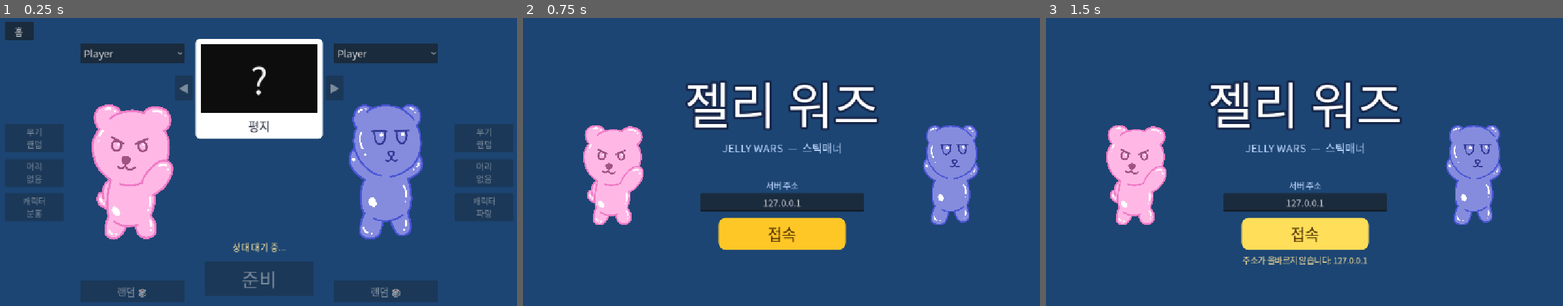
Above: before the commit, frames 1-3 (left to right).
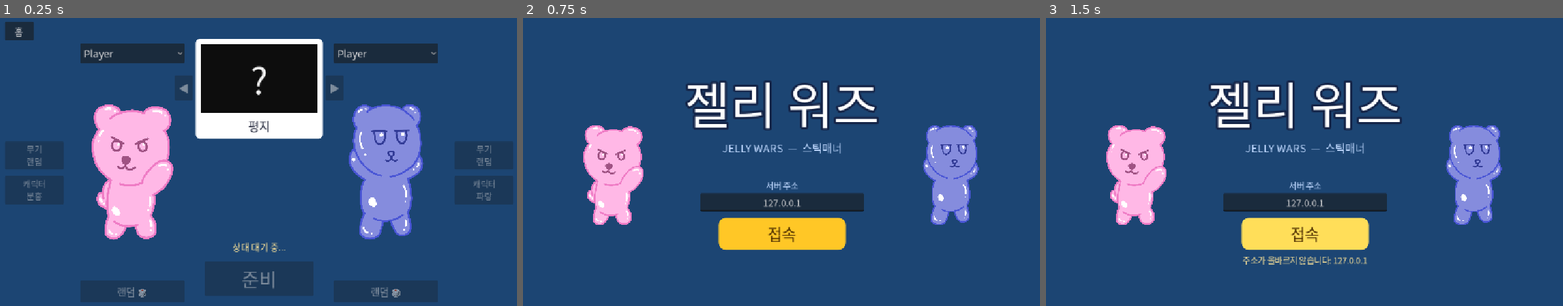
Above: after the commit, the same moments.

Repository: KADSA-OFFICIAL/Group-3
Game: Godot game, scene res://scenes/select.tscn
Same seed, same stepped clock (60 frames per second), same inputs: the game is played once before the commit and once after it. This scene is started directly instead of the project's main scene.
Inputs:
- Up to frame 1 (0.25 s): no input
- Up to frame 2 (0.75 s): click "홈" at 0.5 s
- Up to frame 3 (1.5 s): click "접속" at 1.25 s

The runs differ from the first frame. In frame 1, 4.3% of the frame differs, in the area x 1-100%, y 36-71%; in frame 2, nothing differs; in frame 3, nothing differs.

Commit message:
refactor: 머리 장식 선택 제거 (#52)
머리 장식은 고를 수만 있고 전투에 반영된 적이 없었다. 캐릭터가 젤리곰 그림으로
바뀌면서 장식을 얹을 자리도 없어져 선택지에서 뺀다.

- GameState.HEADS와 설정값의 head 키 제거
- 서버가 더 이상 head를 검증·복제하지 않는다 (Lobby.default_config·_sanitize)
- 대기실 패널에서 HeadButton 제거 — 무기·캐릭터 두 개만 남는다
- AGENTS.md를 CLAUDE.md와 다시 맞췄다 (#50 변경이 빠져 있었다)

Co-Authored-By: Claude Opus 5 <noreply@anthropic.com>

Diff:
--- a/scenes/player_panel.tscn
+++ b/scenes/player_panel.tscn
@@ -22,12 +22,6 @@
 layout_mode = 2
 theme_override_font_sizes/font_size = 18
 text = "무기"
-
-[node name="HeadButton" type="Button" parent="HBox/IconColumn"]
-custom_minimum_size = Vector2(0, 62)
-layout_mode = 2
-theme_override_font_sizes/font_size = 18
-text = "머리"
 
 [node name="CharacterButton" type="Button" parent="HBox/IconColumn"]
 custom_minimum_size = Vector2(0, 62)
--- a/scripts/game_state.gd
+++ b/scripts/game_state.gd
@@ -13,11 +13,10 @@
 ## 실제 무기 표는 `scripts/weapons.gd`에 있고 여기서는 앞에 "랜덤"만 붙인다 —
 ## **무기를 추가·변경하려면 `Weapons.LIST`를 고친다.** 통합 가이드: docs/weapon-system.md
 var WEAPONS: Array[String] = _selectable_weapons()
-const HEADS := ["없음", "중절모", "왕관", "헬멧"]
 const MAPS := ["랜덤", "평지", "냉장고", "봉지 속", "위 속"]
 
-var p1_config := {"weapon": Weapons.RANDOM, "head": "없음", "character": Characters.id_at(0)}
-var p2_config := {"weapon": Weapons.RANDOM, "head": "없음", "character": Characters.id_at(1)}
+var p1_config := {"weapon": Weapons.RANDOM, "character": Characters.id_at(0)}
+var p2_config := {"weapon": Weapons.RANDOM, "character": Characters.id_at(1)}
 var map_name := "평지"
 
 
--- a/scripts/lobby.gd
+++ b/scripts/lobby.gd
@@ -13,7 +13,7 @@
 
 ## 접속 순서. 먼저 들어온 peer가 1P(슬롯 0)다.
 var order: Array = []
-## peer_id -> {"weapon": String, "head": String, "character": String}
+## peer_id -> {"weapon": String, "character": String}
 var configs: Dictionary = {}
 ## peer_id -> bool
 var ready_flags: Dictionary = {}
@@ -28,7 +28,6 @@
 func default_config(slot: int) -> Dictionary:
 	return {
 		"weapon": Weapons.RANDOM,
-		"head": GameState.HEADS[0],
 		"character": Characters.id_at(slot),
 	}
 
@@ -106,11 +105,9 @@
 func _sanitize(config: Dictionary, slot: int) -> Dictionary:
 	var base := default_config(slot)
 	var weapon: String = config.get("weapon", base["weapon"])
-	var head: String = config.get("head", base["head"])
 	var character: String = config.get("character", base["character"])
 	return {
 		"weapon": weapon if GameState.WEAPONS.has(weapon) else base["weapon"],
-		"head": head if GameState.HEADS.has(head) else base["head"],
 		"character": character if Characters.has(character) else base["character"],
 	}
 
--- a/scripts/player_panel.gd
+++ b/scripts/player_panel.gd
@@ -1,5 +1,5 @@
 extends Control
-## 선택 창의 플레이어 한 명 분량 패널 (미리보기 + 무기/머리/캐릭터 선택)
+## 선택 창의 플레이어 한 명 분량 패널 (미리보기 + 무기/캐릭터 선택)
 ##
 ## 온라인에서는 자기 패널만 조작할 수 있고(`set_interactive`),
 ## 상대 패널은 서버가 보낸 값을 `apply_config()`로 표시만 한다.
@@ -11,13 +11,11 @@
 @export var default_character := 0
 
 var weapon_i := 0
-var head_i := 0
 var character_i := 0
 
 @onready var hbox: HBoxContainer = $HBox
 @onready var icon_column: VBoxContainer = $HBox/IconColumn
 @onready var weapon_button: Button = $HBox/IconColumn/WeaponButton
-@onready var head_button: Button = $HBox/IconColumn/HeadButton
 @onready var character_button: Button = $HBox/IconColumn/CharacterButton
 @onready var dropdown: OptionButton = $HBox/Center/PlayerDropdown
 @onready var preview = $HBox/Center/Preview
@@ -31,7 +29,6 @@
 	dropdown.add_item("Player")
 	dropdown.select(0)
 	weapon_button.pressed.connect(_cycle.bind("weapon"))
-	head_button.pressed.connect(_cycle.bind("head"))
 	character_button.pressed.connect(_cycle.bind("character"))
 	random_button.pressed.connect(_randomize_all)
 	_update_ui()
@@ -39,14 +36,13 @@
 
 ## 조작 가능 여부. 상대 패널은 false로 두어 표시 전용이 된다.
 func set_interactive(value: bool) -> void:
-	for button in [weapon_button, head_button, character_button, random_button]:
+	for button in [weapon_button, character_button, random_button]:
 		button.disabled = not value
 
 
 ## 서버가 보낸 선택값을 그대로 표시한다. config_changed를 내보내지 않는다.
 func apply_config(config: Dictionary) -> void:
 	weapon_i = maxi(GameState.WEAPONS.find(config.get("weapon", "")), 0)
-	head_i = maxi(GameState.HEADS.find(config.get("head", "")), 0)
 	character_i = maxi(GameState.CHARACTERS.find(config.get("character", "")), 0)
 	_update_ui()
 
@@ -55,8 +51,6 @@
 	match what:
 		"weapon":
 			weapon_i = (weapon_i + 1) % GameState.WEAPONS.size()
-		"head":
-			head_i = (head_i + 1) % GameState.HEADS.size()
 		"character":
 			character_i = (character_i + 1) % GameState.CHARACTERS.size()
 	_update_ui()
@@ -65,7 +59,6 @@
 
 func _randomize_all() -> void:
 	weapon_i = randi() % GameState.WEAPONS.size()
-	head_i = randi() % GameState.HEADS.size()
 	character_i = randi() % GameState.CHARACTERS.size()
 	_update_ui()
 	config_changed.emit()
@@ -73,7 +66,6 @@
 
 func _update_ui() -> void:
 	weapon_button.text = "무기\n" + GameState.WEAPONS[weapon_i]
-	head_button.text = "머리\n" + GameState.HEADS[head_i]
 	character_button.text = "캐릭터\n" + GameState.CHARACTERS[character_i]
 	preview.character_id = GameState.CHARACTERS[character_i]
 
@@ -81,6 +73,5 @@
 func get_config() -> Dictionary:
 	return {
 		"weapon": GameState.WEAPONS[weapon_i],
-		"head": GameState.HEADS[head_i],
 		"character": GameState.CHARACTERS[character_i],
 	}
Not shown, changed: AGENTS.md
Not shown, changed: CLAUDE.md
Not shown, changed: README.md
Not shown, changed: docs/weapon-system.md
